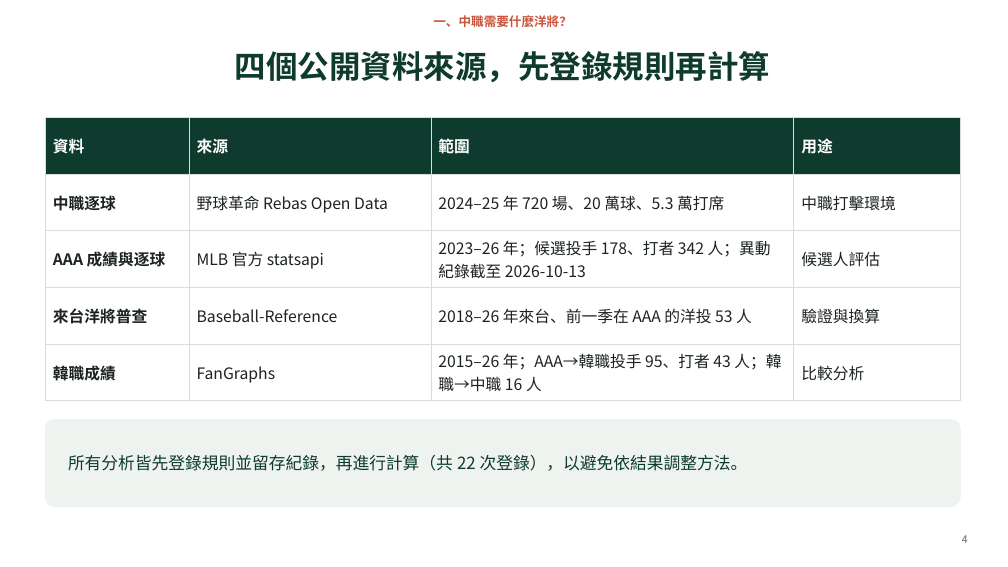
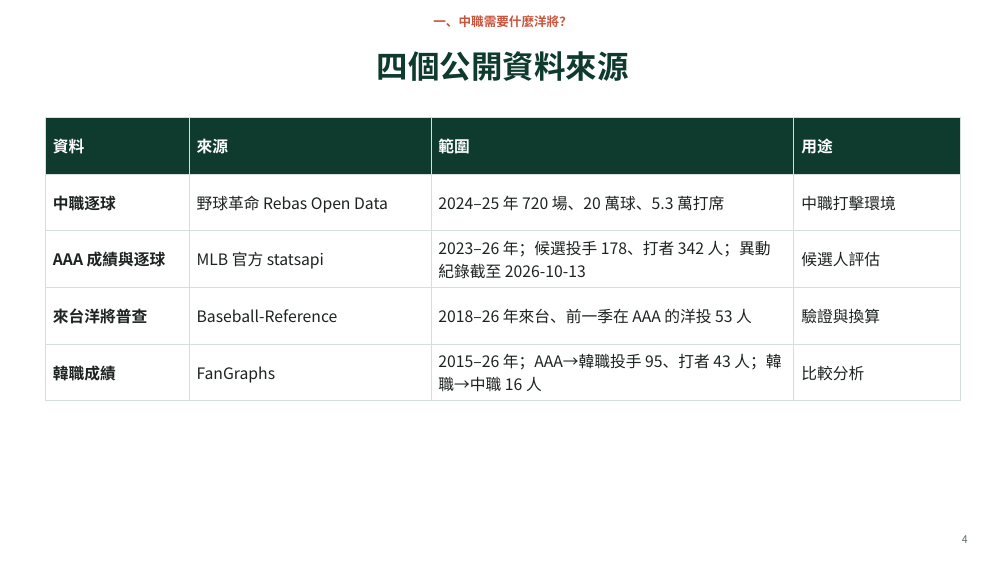
Before and after one commit to ms0683436/sbar-2026-competition, a slide deck: slide 4 of slides/洋將簽約建議_2026_故事版.pptx. Drawn at 1008x567 pixels with LibreOffice and Linux fonts; fonts in the diff are those of the drawing. Boxes give left, top, right and bottom in pixels: in the first picture for what was removed or moved away, otherwise in the second. Text is boxed around its words. In the diff, an @@ line names an element or a change of style, - is before the commit and + after.

```diff
--- a/slides/洋將簽約建議_2026_故事版.pptx
+++ b/slides/洋將簽約建議_2026_故事版.pptx
@@ title at <box>377,51,629,81</box>: text changed @@
-四個公開資料來源，先登錄規則再計算
+四個公開資料來源
@@ rounded rectangle removed at <box>45,420,960,507</box> @@
@@ text removed at <box>68,454,748,471</box> @@
-所有分析皆先登錄規則並留存紀錄，再進行計算（共 22 次登錄），以避免依結果調整方法。
```
Also in this commit, not shown: 1 other slide changed, 1 other file.
